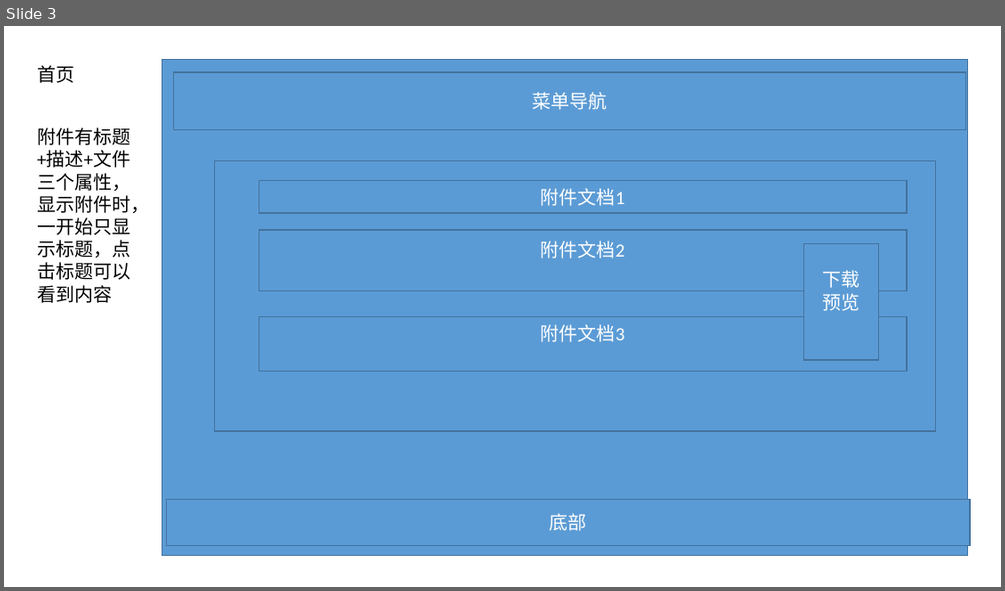
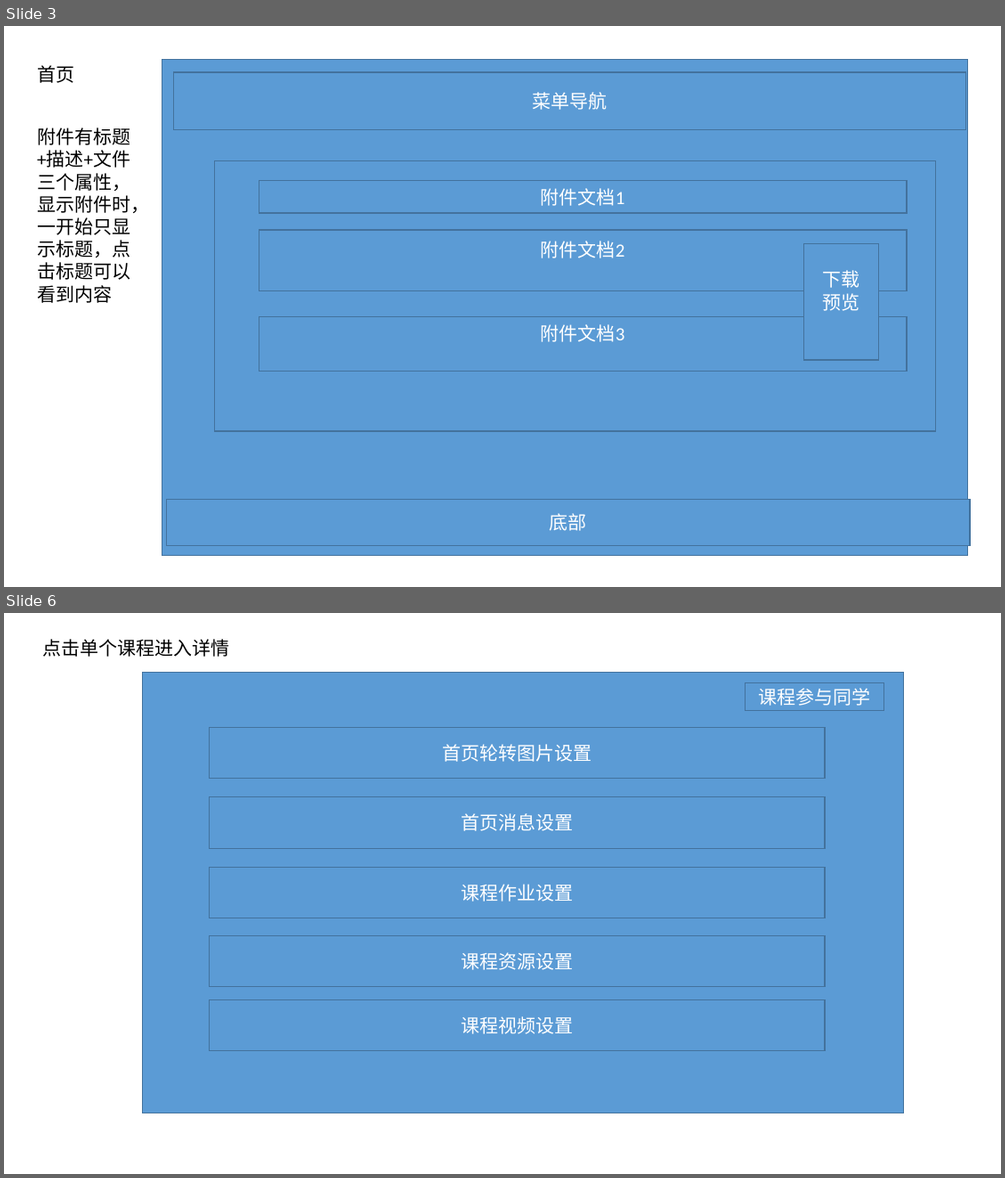
Before and after one commit to wangyaochong/TeachingPlatform, a slide deck: 毕业设计文档/开发文档/界面设计.pptx. Shown one above the other, each under a label of ours: slide 3 before the commit, slides 3 and 6 after it; the slides between them are not shown. The pictures are 1005x591 and 1005x1178 pixels, drawn with LibreOffice and Linux fonts; fonts in the diff are those of the drawing. Boxes give left, top, right and bottom in pixels: in the first picture for what was removed or moved away, otherwise in the second. Text is boxed around its words. In the diff, an @@ line names an element or a change of style, - is before the commit and + after.

Commit message:
完成教师的课程管理部分

```diff
--- a/毕业设计文档/开发文档/界面设计.pptx
+++ b/毕业设计文档/开发文档/界面设计.pptx
@@ slide 6 added at <box>4,613,1001,1174</box>, background #FFFFFF @@
@@ text added at <box>42,639,229,657</box>, 18 pt, text #000000 @@
+点击单个课程进入详情
@@ rectangle added at <box>142,672,903,1112</box>, fill #5B9BD5, outline #43739E 1 pt @@
@@ rectangle added at <box>745,683,884,710</box>, fill #5B9BD5, outline #43739E 1 pt, 18 pt, text #FFFFFF @@
+课程参与同学
@@ rectangle added at <box>209,728,825,779</box>, fill #5B9BD5, outline #43739E 1 pt, 18 pt, text #FFFFFF @@
+首页轮转图片设置
@@ rectangle added at <box>209,797,825,848</box>, fill #5B9BD5, outline #43739E 1 pt, 18 pt, text #FFFFFF @@
+首页消息设置
@@ rectangle added at <box>209,868,825,918</box>, fill #5B9BD5, outline #43739E 1 pt, 18 pt, text #FFFFFF @@
+课程作业设置
@@ rectangle added at <box>209,935,825,986</box>, fill #5B9BD5, outline #43739E 1 pt, 18 pt, text #FFFFFF @@
+课程资源设置
@@ rectangle added at <box>209,999,825,1051</box>, fill #5B9BD5, outline #43739E 1 pt, 18 pt, text #FFFFFF @@
+课程视频设置
```
Also in this commit, not shown: 2 other slides added, 1 slide removed, 41 other files.
